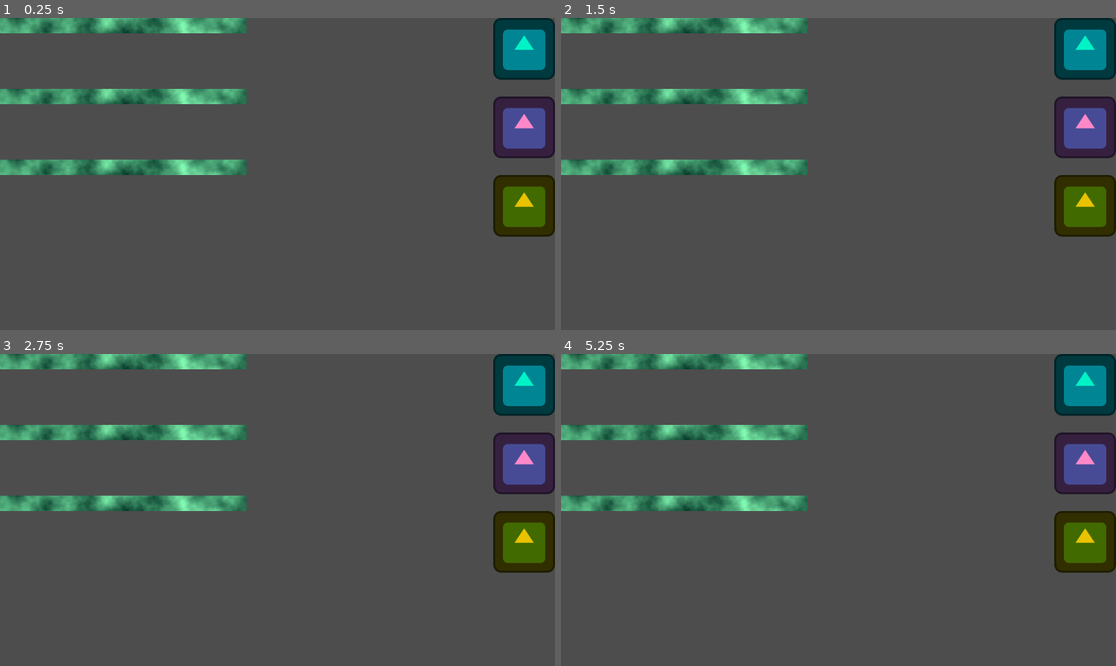
Above: before the commit, frames 1-4 (two rows, left to right).
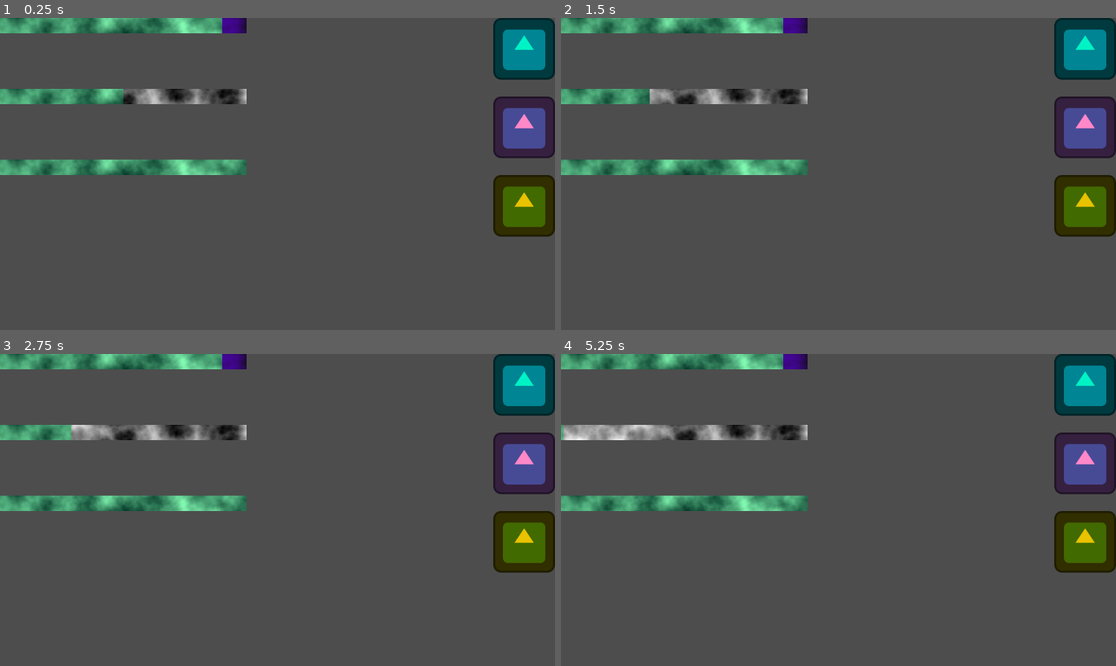
Above: after the commit, the same moments.

Repository: BlustrawberRi/Joshkagochi
Game: Godot game, scene res://Scenes/debug_aenty.tscn
Same seed, same stepped clock (60 frames per second), same inputs: the game is played once before the commit and once after it. The project has no main scene, so this scene is started directly. The engine's default icon, where the game draws it, is replaced by a stand-in: a white triangle on a blue panel in a dark square.
Inputs (mouse positions are in pixels of both pictures, inside the frame that each line leads up to):
- Up to frame 1 (0.25 s): no input
- Up to frame 2 (1.5 s): click (1082, 49) at 0.52 s; click (1082, 49) at 1.27 s
- Up to frame 3 (2.75 s): click (521, 385) at 2.02 s
- Up to frame 4 (5.25 s): tap Enter at 2.75, 4.25 s; tap Space at 3.5, 5 s

The runs differ from the first frame. In frame 1, 1.3% of the frame differs, in the area x 22-45%, y 0-28%; in frame 2, 1.6%; in frame 3, 1.8%; in frame 4, 2.4%, in the area x 0-45%, y 0-28%.

Commit message:
Fix stat bars working.

Diff:
--- a/Scenes/item_Base.tscn
+++ b/Scenes/item_Base.tscn
@@ -1,7 +1,7 @@
 [gd_scene load_steps=3 format=3 uid="uid://dij2q817sy2ly"]
 
 [ext_resource type="Texture2D" uid="uid://c4d06be7y6o6a" path="res://icon.svg" id="1_cig5q"]
-[ext_resource type="Script" uid="uid://be0g34utx2apa" path="res://Scenes/item.gd" id="1_ixk3b"]
+[ext_resource type="Script" uid="uid://be0g34utx2apa" path="res://Scripts/item.gd" id="1_ixk3b"]
 
 [node name="Item" type="Control"]
 layout_mode = 3
--- a/Scenes/sleep_bar.tscn
+++ b/Scenes/sleep_bar.tscn
@@ -14,5 +14,6 @@
 noise = SubResource("FastNoiseLite_1rp4a")
 
 [node name="StatBar" instance=ExtResource("1_bcohs")]
+value = 52.0
 texture_under = SubResource("NoiseTexture2D_qsm74")
 stat = 1
--- a/Scenes/stat_bar_base.tscn
+++ b/Scenes/stat_bar_base.tscn
@@ -25,5 +25,5 @@
 offset_bottom = 32.0
 value = 50.0
 texture_under = SubResource("NoiseTexture2D_mg8eb")
-texture_over = SubResource("NoiseTexture2D_acrl3")
+texture_progress = SubResource("NoiseTexture2D_acrl3")
 script = ExtResource("1_rp84f")
--- a/Scripts/StatsManager.gd
+++ b/Scripts/StatsManager.gd
@@ -3,14 +3,18 @@
 enum stats {hungry, sleepy, boredom}
 
 var stats_dict := {
-	stats.hungry : 0.0,
-	stats.sleepy : 0.0,
-	stats.boredom : 0.0
+	stats.hungry : 100.0,
+	stats.sleepy : 90.0,
+	stats.boredom : 50.0
 }
 
-signal stat_change(stat, change)
+signal stat_change(stat, value)
 
 func update_stat(stat: stats, change: float):
-	stats_dict.set(stat, stats_dict.get(stat) + change)
-	stat_change.emit(stat, change)
+	var new_value = stats_dict.get(stat) + change
+	stats_dict.set(stat, new_value)
+	stat_change.emit(stat, new_value)
 	print("Stat: ", stat, " Value: ", stats_dict.get(stat))
+
+func get_stat_value(stat:stats) -> int:
+	return stats_dict.get(stat)
--- a/Scenes/item.gd
+++ b/Scripts/item.gd
@@ -7,6 +7,6 @@
 
 
 func _on_button_pressed():
-	StatsManager.update_stat(stat, StatsManager.stats_dict.get(stat) + difference)
+	StatsManager.update_stat(stat, difference)#StatsManager.stats_dict.get(stat) +# difference)
 
 	pass # Replace with function body.
--- a/Scripts/stat_bar.gd
+++ b/Scripts/stat_bar.gd
@@ -5,8 +5,12 @@
 
 func _ready():
 	StatsManager.stat_change.connect(update)
+	init()
 
 
 func update(changed_stat: StatsManager.stats, new_value: float):
 	if(changed_stat != stat): return
 	value = new_value
+
+func init():
+	value = StatsManager.get_stat_value(stat)
Renamed: Scenes/item.gd.uid -> Scripts/item.gd.uid
Not shown, added: .editorconfig
